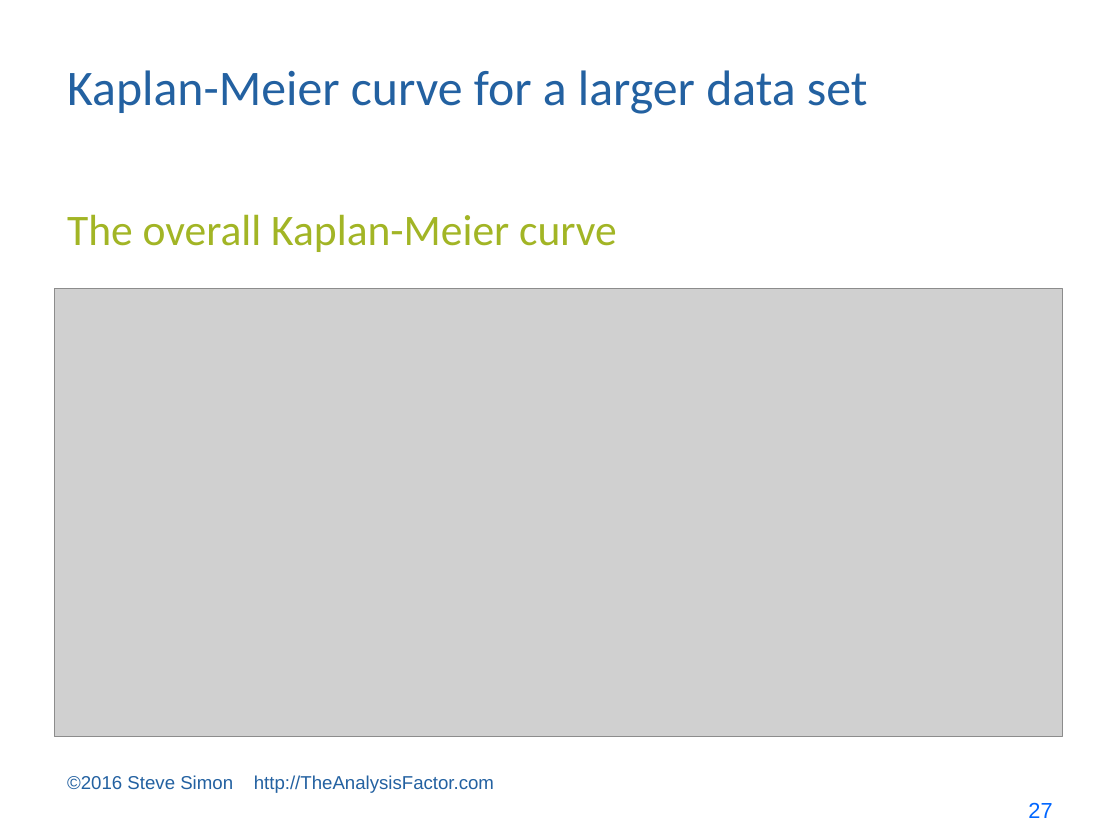
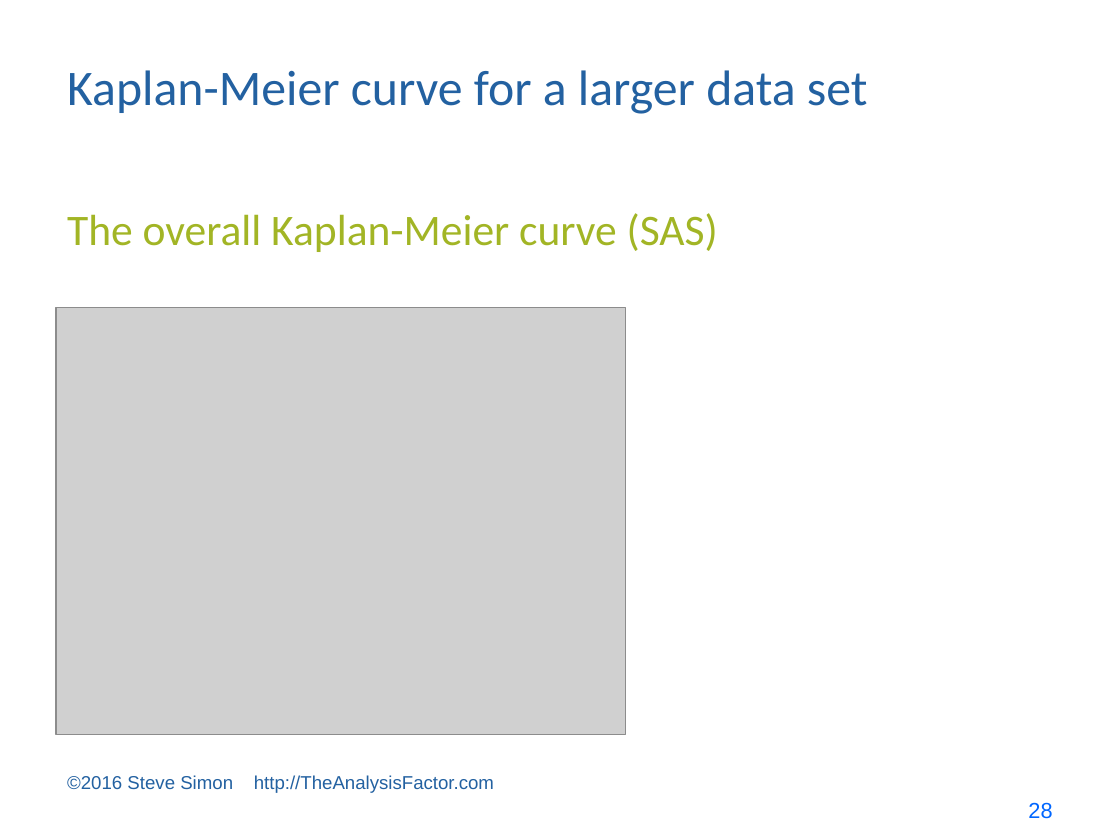
Before and after one commit to pmean/survival-models, a slide deck: slide 28 of bin/survival lecture 1.pptx (slide 27 before the commit). Drawn at 1120x840 pixels with LibreOffice and Linux fonts; fonts in the diff are those of the drawing; grey boxes stand for pictures. Boxes give left, top, right and bottom in pixels: in the first picture for what was removed or moved away, otherwise in the second. Text is boxed around its words. In the diff, an @@ line names an element or a change of style, - is before the commit and + after.

```diff
--- a/bin/survival lecture 1.pptx
+++ b/bin/survival lecture 1.pptx
@@ text at (x1=67, y1=213, x2=718, y2=252): text changed @@
-The overall Kaplan-Meier curve
+The overall Kaplan-Meier curve (SAS)
@@ picture resized from (x1=55, y1=289, x2=1063, y2=737) to (x1=56, y1=308, x2=625, y2=735) @@
@@ page number at (x1=1028, y1=802, x2=1052, y2=819): text changed @@
-27
+28
```
Also in this commit, not shown: 13 other slides changed, 17 slides added, 9 other files.
